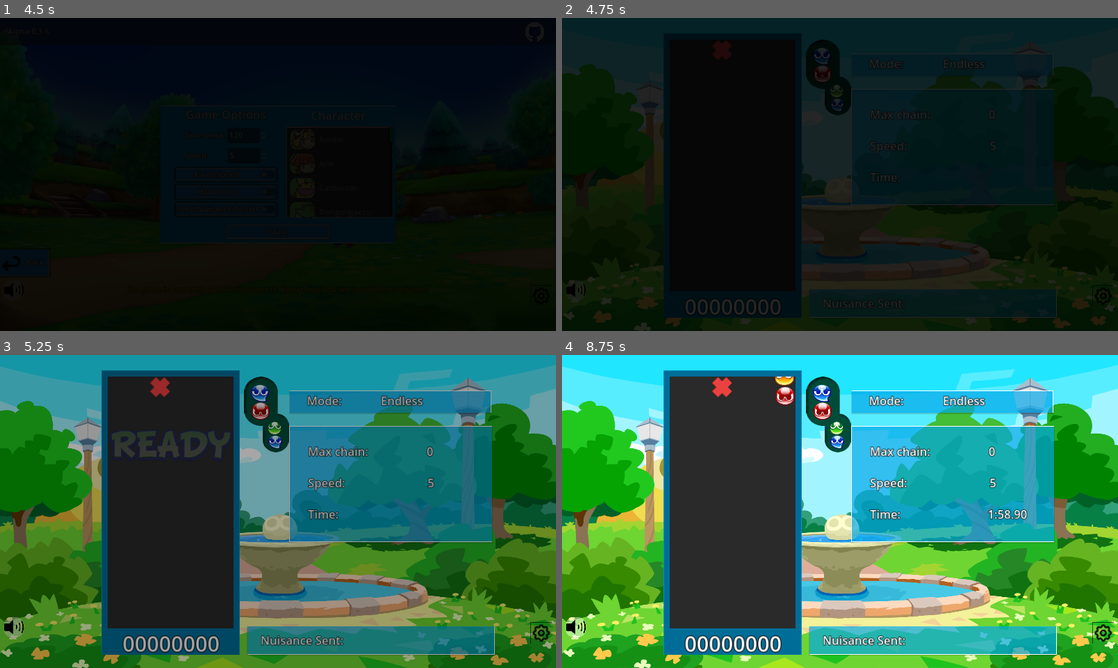
Above: before the commit, frames 1-4 (two rows, left to right).
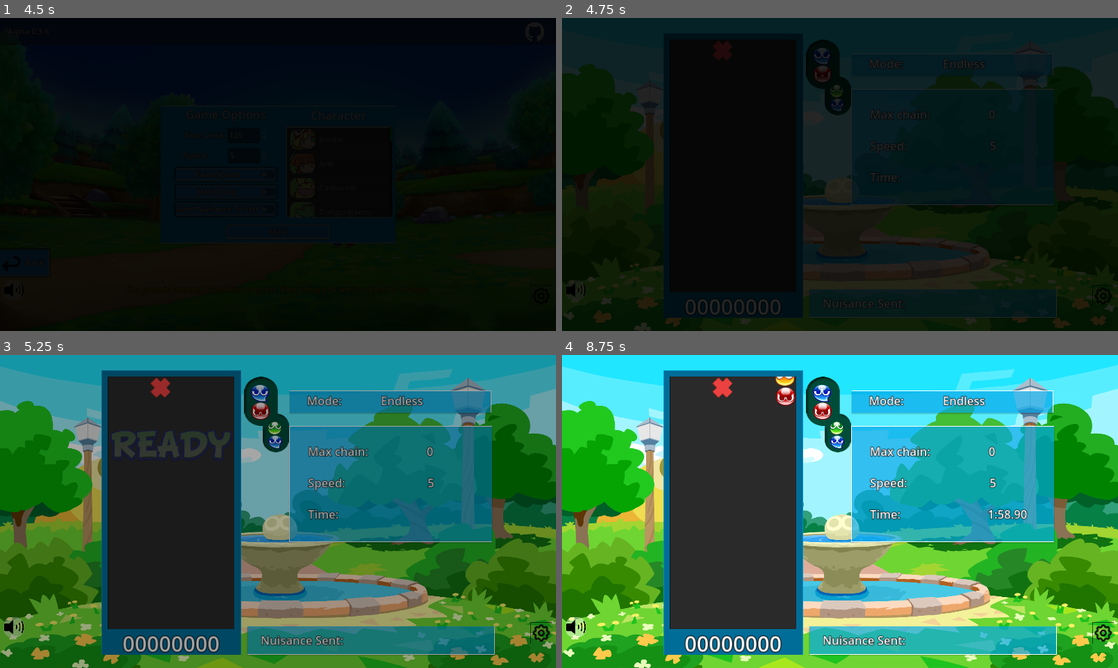
Above: after the commit, the same moments.

Repository: Mageh533/QuickPPOnline
Game: Godot game, scene res://Scenes/UI/MainMenu.tscn
Same seed, same stepped clock (60 frames per second), same inputs: the game is played once before the commit and once after it.
Inputs (mouse positions are in pixels of both pictures, inside the frame that each line leads up to):
- Up to frame 1 (4.5 s): tap Enter at 0.5 s; move the mouse to (400, 158) at 0.52 s; hold Right (p1_right) 0.53-1.25 s; tap Keypad 5 (p2_down) at 0.6 s; tap Space (p1_up) at 0.77, 2.27 s; click "Play Solo" at 1.25 s; move the mouse to (166, 190) at 2.02 s; hold Right (p1_right) 2.03-2.75 s; tap Keypad 4 (p2_left) at 2.1 s; click "Endless" at 2.75 s; click "Start" at 3.5 s; click "Start" at 4.25 s
- Up to frame 2 (4.75 s): no input
- Up to frame 3 (5.25 s): move the mouse to (333, 442) at 5.02 s; hold Left (p1_left) from 5.03 s (still down); tap Keypad 6 (p2_right) at 5.1 s
- Up to frame 4 (8.75 s): move the mouse to (812, 574) at 5.77 s; release Left (p1_left) at 5.78 s; hold Right (p1_right) 5.78-7.28 s; tap A (p2_turnLeft) at 5.85 s; tap Space (p1_up) at 6.02, 6.77, 7.52 s; move the mouse to (1006, 558) at 6.52 s; tap S (p2_turnRight) at 6.6 s; move the mouse to (673, 464) at 7.27 s; hold Left (p1_left) 7.28-8.03 s; tap Keypad 8 (p2_up) at 7.35 s; move the mouse to (867, 511) at 8.02 s; hold Right (p1_right) from 8.03 s (still down); tap Keypad 5 (p2_down) at 8.1 s

Frame 1 is identical in both runs. In frame 2, less than 0.1% of the frame differs, in the area x 43-44%, y 29-90%; in frame 3, 0.5%; in frame 4, 0.8%, in the area x 19-44%, y 4-96%.

Commit message:
Minor adjustments to puyo board

Diff:
--- a/Scenes/Game/Boards/PuyoGameBoard.tscn
+++ b/Scenes/Game/Boards/PuyoGameBoard.tscn
@@ -163,6 +163,7 @@
 pattern_8 = SubResource("TileMapPattern_vu4dv")
 
 [node name="PuyoGameBoard" type="Node2D"]
+position = Vector2(1, 1)
 
 [node name="Background" type="ColorRect" parent="."]
 offset_right = 276.0
--- a/Scenes/Game/PuyoGame.tscn
+++ b/Scenes/Game/PuyoGame.tscn
@@ -684,8 +684,8 @@
 [node name="GamePanel" type="Panel" parent="."]
 offset_left = 31.0
 offset_top = 32.0
-offset_right = 318.0
-offset_bottom = 577.0
+offset_right = 320.0
+offset_bottom = 579.0
 theme_override_styles/panel = SubResource("StyleBoxFlat_d8qti")
 
 [node name="GameContainer" type="SubViewportContainer" parent="GamePanel"]
@@ -703,7 +703,7 @@
 
 [node name="GameView" type="SubViewport" parent="GamePanel/GameContainer"]
 handle_input_locally = false
-size = Vector2i(261, 522)
+size = Vector2i(263, 524)
 render_target_update_mode = 4
 
 [node name="PuyoGameBoard" parent="GamePanel/GameContainer/GameView" instance=ExtResource("27_awyd1")]
@@ -1497,7 +1497,7 @@
 [node name="ScorePanel" type="Panel" parent="."]
 offset_left = 31.0
 offset_top = 577.0
-offset_right = 318.0
+offset_right = 320.0
 offset_bottom = 621.0
 theme = SubResource("Theme_ef3rp")
 theme_override_styles/panel = SubResource("StyleBoxFlat_hgy5h")
